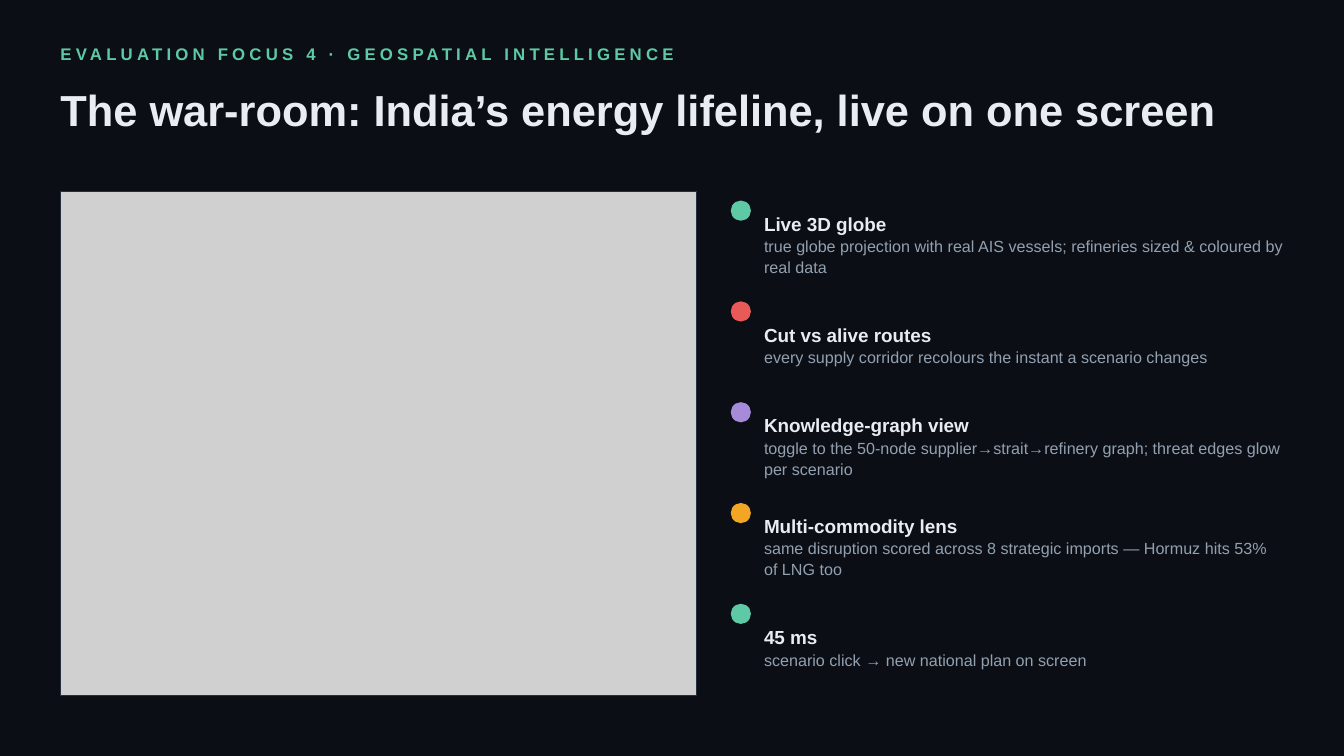
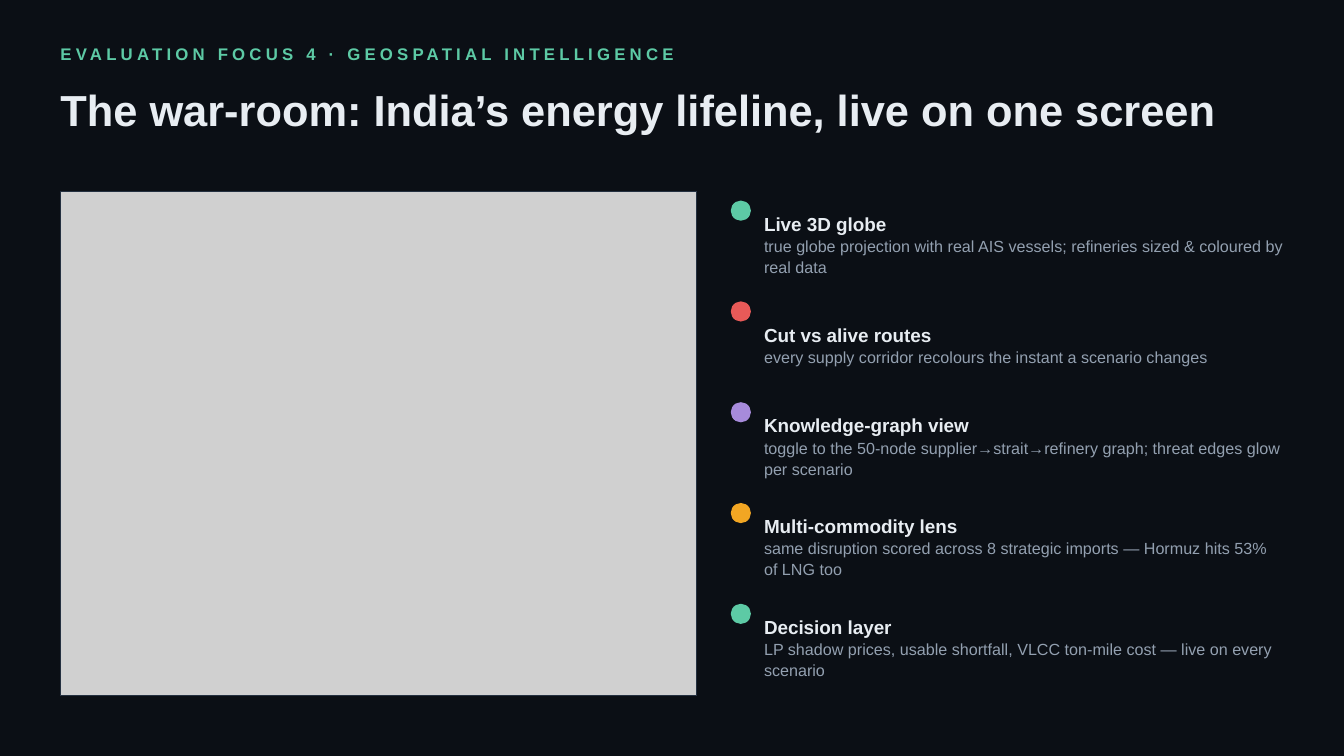
Before and after one commit to PureGenius369/Karnadhar, a slide deck: slide 10 of deliverables/KARNADHAR_Deck.pptx. Drawn at 1344x756 pixels with LibreOffice and Linux fonts; fonts in the diff are those of the drawing; grey boxes stand for pictures. Boxes give left, top, right and bottom in pixels: in the first picture for what was removed or moved away, otherwise in the second. Text is boxed around its words. In the diff, an @@ line names an element or a change of style, - is before the commit and + after.

Commit message:
Judge-grade hardening: reproducibility, LP correctness, decision layer
- Fresh-clone reproducibility: committed schema-2 derived DGCIS dataset
  (diets + realized prices) with transparent fallback in engine/refdata;
  a clone now runs the full suite with no raw .xls files
- Two-stage lexicographic LP (max fill, then min cost) replacing big-M;
  blend caps normalised by assigned volume (valid under scarce supply)
- Fixed boundary-rounding artifact that showed our own Russia-scenario
  plan as infeasible (2.04>2.04 epsilon breach)
- Decision layer: LP shadow prices (marginal value of one more kb/d of
  each scarce grade), usable-shortfall honesty metric (unmet + un-runnable),
  VLCC-equivalent ton-mile cost of rerouting (+66 tankers on Hormuz)
- Consistency: cascade Hormuz share 0.40 -> derived 0.46; commodity HHI
  excludes the OTHERS bucket; demo script/deck/README now keep the curated
  stress-demo and the real DGCIS model clearly labelled with own numbers
- UI card 3: blend-breach explanation, usable shortfall, VLCC row, shadow
  price line, negative-SPR insight framing; plan list hides <5 kb/d noise
- CI (GitHub Actions): 45-check validation + production frontend build on
  every push; MIT LICENSE; README badges, globe screenshot, real headline
  results; validation suite 39 -> 45 checks, all green

```diff
--- a/deliverables/KARNADHAR_Deck.pptx
+++ b/deliverables/KARNADHAR_Deck.pptx
@@ text at box(764, 620, 1271, 676): text changed @@
-45 ms
-scenario click → new national plan on screen
+Decision layer
+LP shadow prices, usable shortfall, VLCC ton-mile cost — live on every scenario
```
Also in this commit, not shown: 3 other slides changed, 25 other files.
